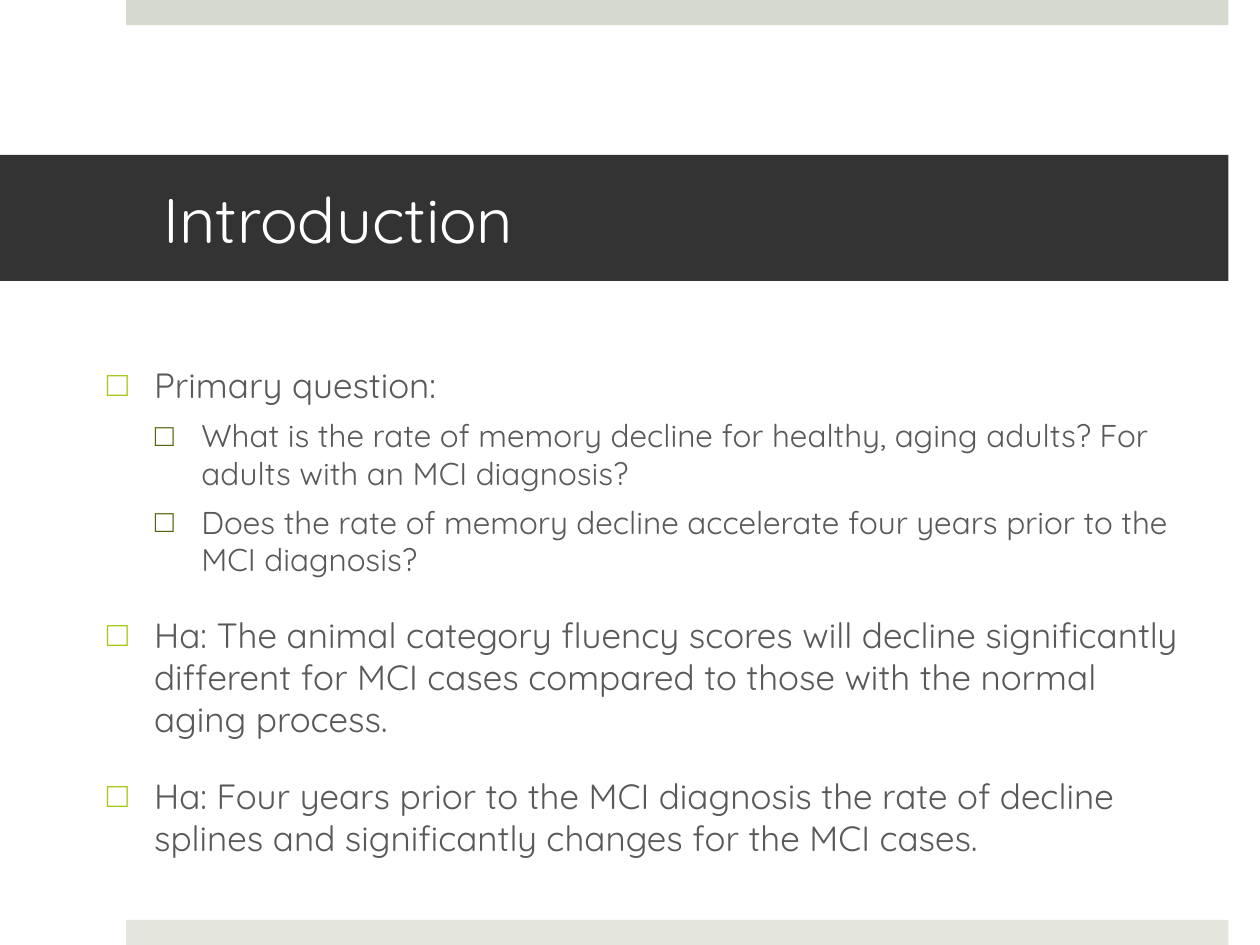
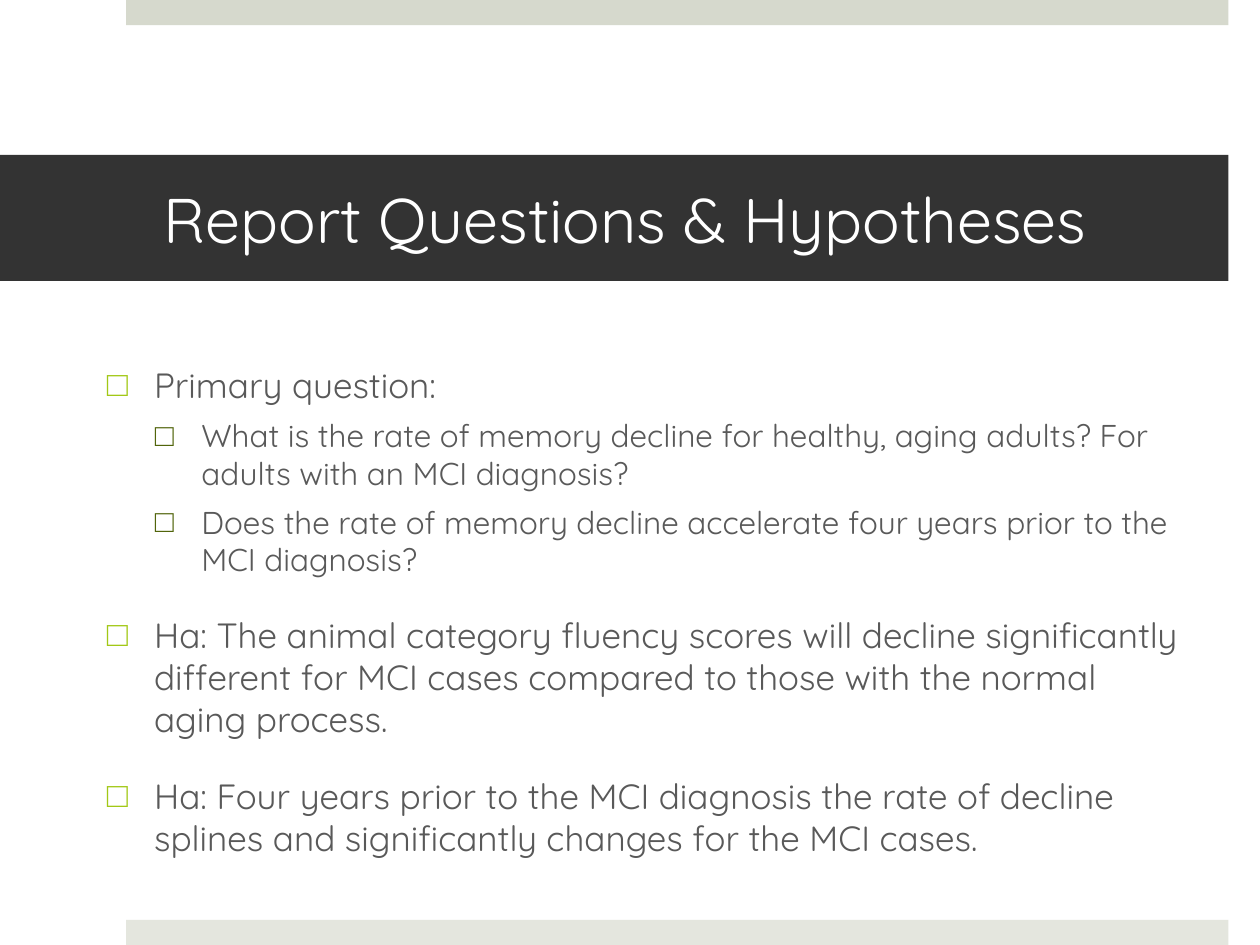
Before and after one commit to Delgoulding/Biostat-Projects, a slide deck: slide 2 of Project3/Reports/Project 3 Presentation.pptx. Drawn at 1260x945 pixels with LibreOffice and Linux fonts; fonts in the diff are those of the drawing. Boxes give left, top, right and bottom in pixels: in the first picture for what was removed or moved away, otherwise in the second. Text is boxed around its words. In the diff, an @@ line names an element or a change of style, - is before the commit and + after.

Commit message:
Report finished

```diff
--- a/Project3/Reports/Project 3 Presentation.pptx
+++ b/Project3/Reports/Project 3 Presentation.pptx
@@ title at box(164, 196, 1087, 256): text changed @@
-Introduction
+Report Questions & Hypotheses
```
Also in this commit, not shown: 1 other slide changed, 2 slides added, 1 slide removed, 6 other files.
